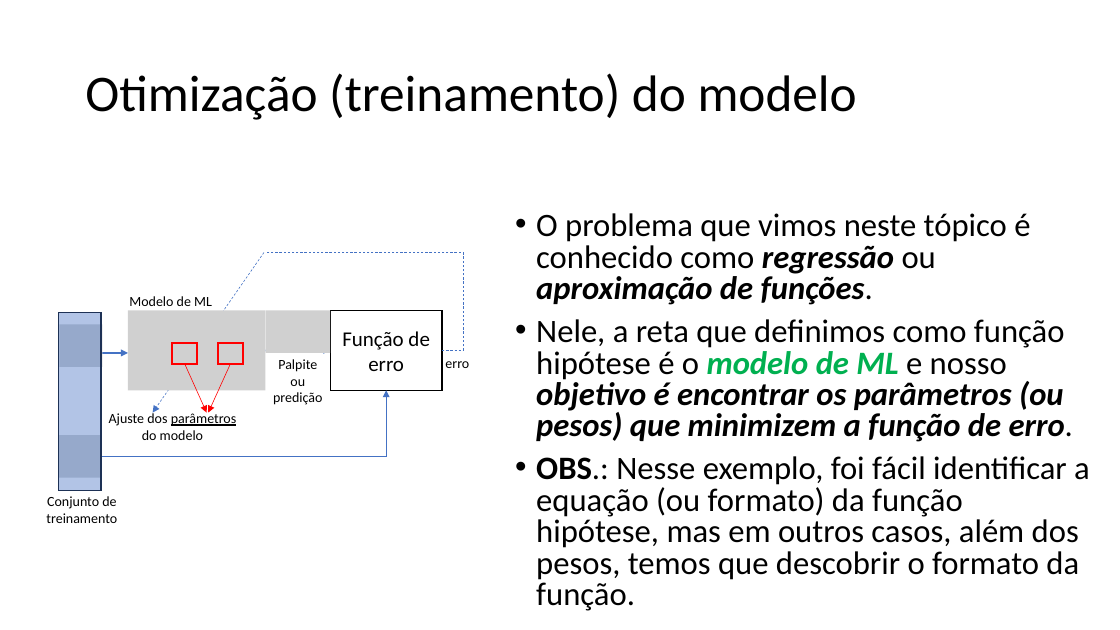
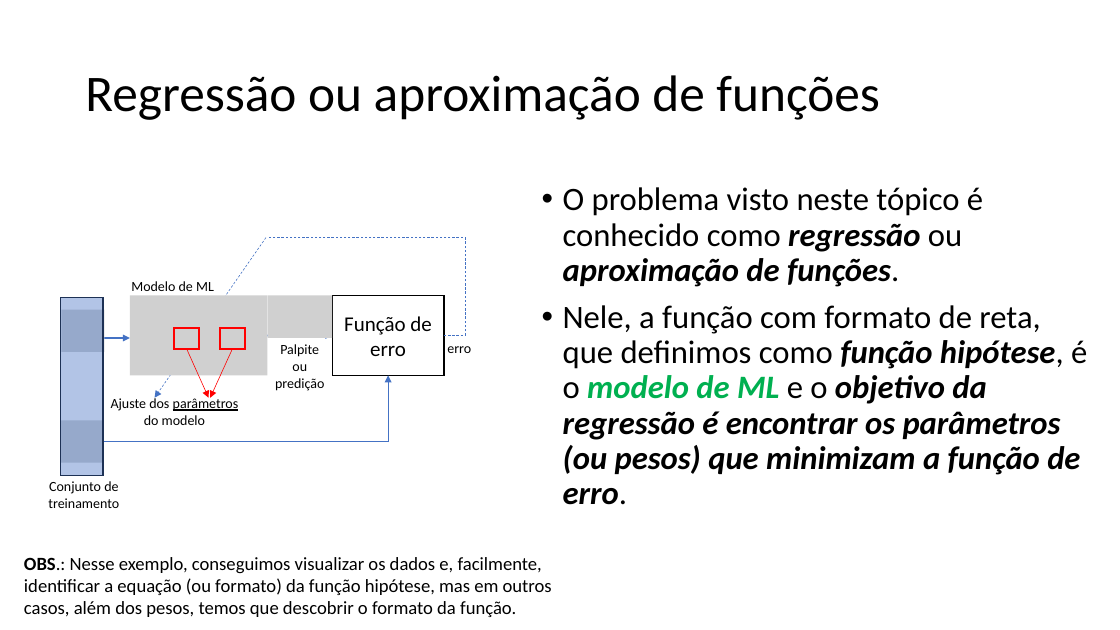
Before and after one commit to zz4fap/tp557-iot-ml, a slide deck: slide 15 of slides/TP557_5_Medindo_a_precisão_de_um_modelo_de_ML.pptx (slide 14 before the commit). Drawn at 1120x630 pixels with LibreOffice and Linux fonts; fonts in the diff are those of the drawing; grey boxes stand for pictures. Boxes give left, top, right and bottom in pixels: in the first picture for what was removed or moved away, otherwise in the second. Text is boxed around its words. In the diff, an @@ line names an element or a change of style, - is before the commit and + after.

Commit message:
update of slides

```diff
--- a/slides/TP557_5_Medindo_a_precisão_de_um_modelo_de_ML.pptx
+++ b/slides/TP557_5_Medindo_a_precisão_de_um_modelo_de_ML.pptx
@@ title at <box>85,75,879,120</box>: text changed @@
-Otimização (treinamento) do modelo
+Regressão ou aproximação de funções
@@ text at <box>563,187,1087,505</box>: text changed; bold on; italic on @@
-• O problema que vimos neste tópico é conhecido como regressão ou aproximação de funções.
-• Nele, a reta que definimos como função hipótese é o modelo de ML e nosso objetivo é encontrar os parâmetros (ou pesos) que minimizem a função de erro.
-• OBS.: Nesse exemplo, foi fácil identificar a equação (ou formato) da função hipótese, mas em outros casos, além dos pesos, temos que descobrir o formato da função.
+• O problema visto neste tópico é conhecido como regressão ou aproximação de funções.
+• Nele, a função com formato de reta, que definimos como função hipótese, é o modelo de ML e o objetivo da regressão é encontrar os parâmetros (ou pesos) que minimizam a função de erro.
@@ 2 rectangles, 1 text: place and size @@
-2 rectangles, 1 text at <box>129,296,442,390</box>
+2 rectangles, 1 text at <box>131,281,444,376</box>
@@ 5 arrows, 4 pictures, 4 texts, 2 rectangles, 1 elbow arrow, 1 elbow line: place and size @@
-5 arrows, 4 pictures, 4 texts, 2 rectangles, 1 elbow arrow, 1 elbow line at <box>46,253,469,523</box>
+5 arrows, 4 pictures, 4 texts, 2 rectangles, 1 elbow arrow, 1 elbow line at <box>48,238,471,508</box>
@@ text added at <box>24,557,552,617</box>, 16 pt, text #000000 @@
+OBS.: Nesse exemplo, conseguimos visualizar os dados e, facilmente, identificar a equação (ou formato) da função hipótese, mas em outros casos, além dos pesos, temos que descobrir o formato da função.
```
Also in this commit, not shown: 2 other slides changed, 2 slides added, 2 slides removed, 5 other files.
